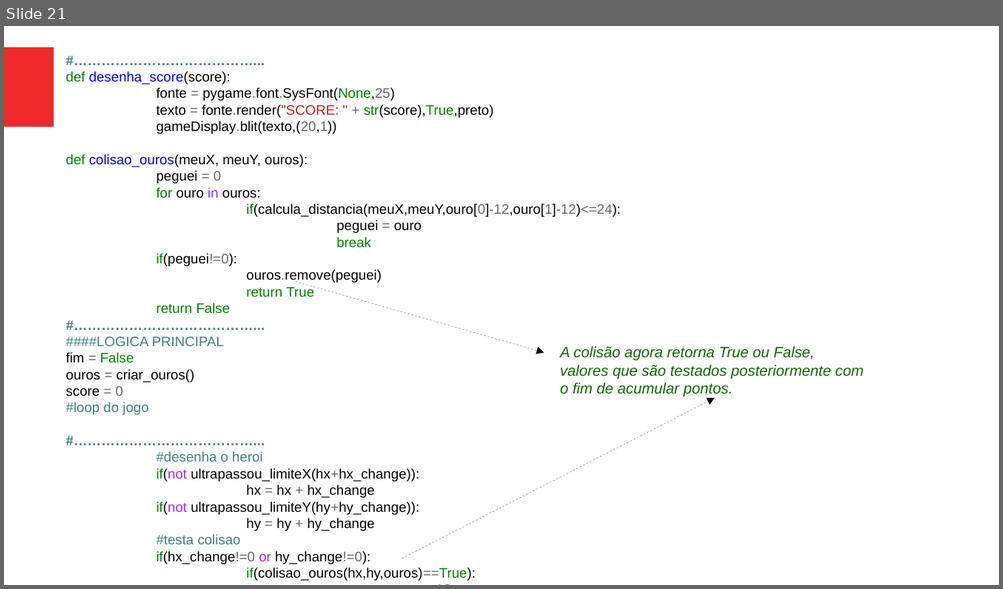
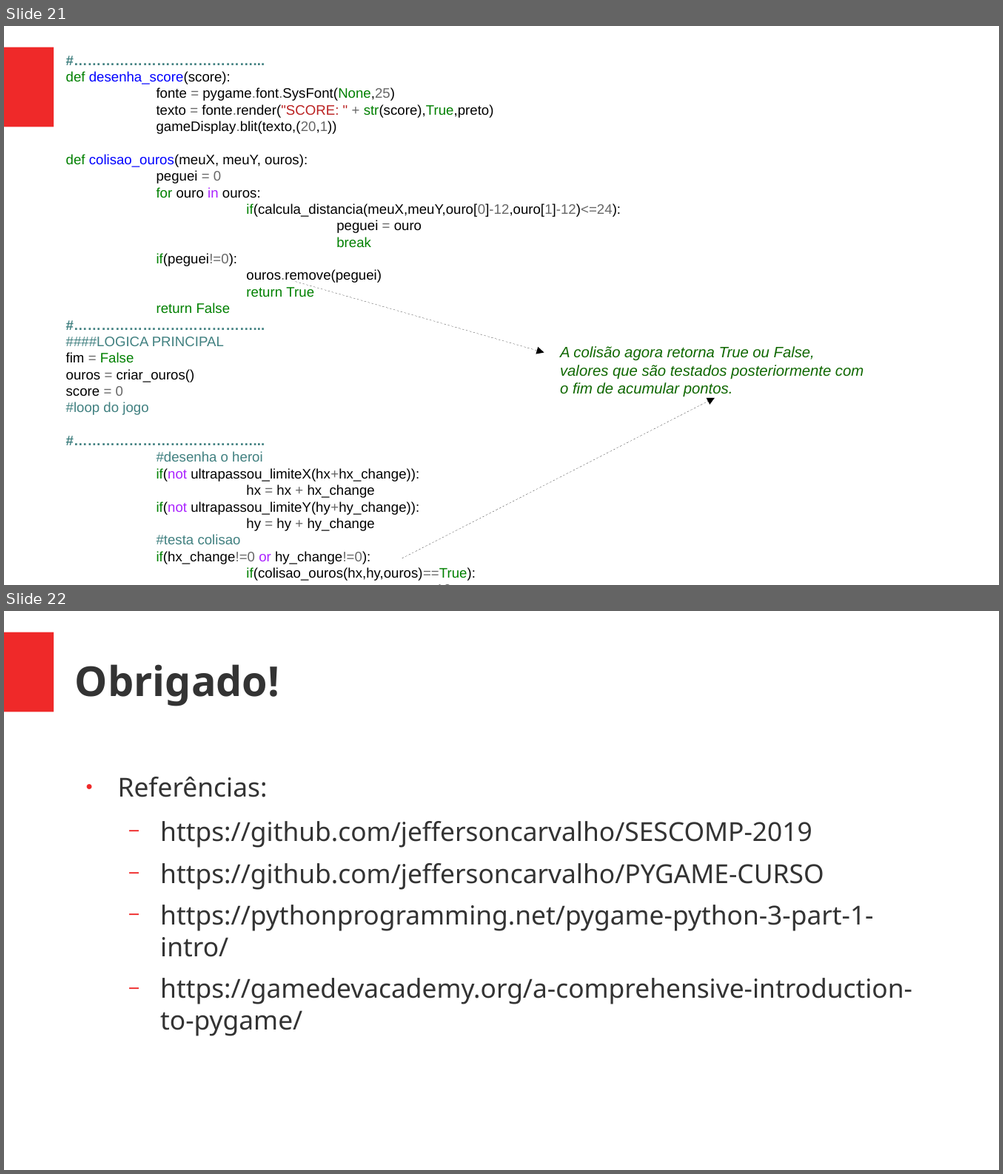
Before and after one commit to jeffersoncarvalho/SESCOMP-2019, a slide deck: curso-pygame.odp. Shown one above the other, each under a label of ours: slide 21 before the commit, slides 21 and 22 after it. The pictures are 1003x589 and 1003x1174 pixels, drawn with LibreOffice and Linux fonts; fonts in the diff are those of the drawing. Boxes give left, top, right and bottom in pixels: in the first picture for what was removed or moved away, otherwise in the second. Text is boxed around its words. In the diff, an @@ line names an element or a change of style, - is before the commit and + after.

```diff
--- a/curso-pygame.odp
+++ b/curso-pygame.odp
@@ slide 22 added at (4, 611, 999, 1170), background #FFFFFF; not listed: 1 template element that a slide beside it also shows @@
@@ title added at (75, 664, 279, 706), 32.9 pt, text #333333, bold @@
+Obrigado!
@@ text added at (118, 777, 912, 1037), 20.9 pt, text #333333 @@
+● Referências:
+  − https://github.com/jeffersoncarvalho/SESCOMP-2019
+  − https://github.com/jeffersoncarvalho/PYGAME-CURSO
+  − https://pythonprogramming.net/pygame-python-3-part-1-intro/
+  − https://gamedevacademy.org/a-comprehensive-introduction-to-pygame/
```
Also in this commit, not shown: 11 slides changed, 2 other files.
